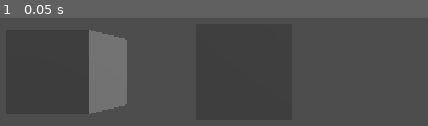
Above: before the commit, frame 1.
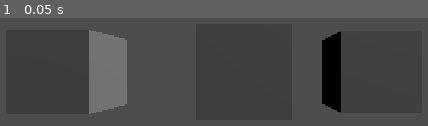
Above: after the commit, the same moment.

Repository: GabrielCirciu/TheLab
Game: Godot game, scene res://Scenes/Game.tscn
Two runs of this game, one before a commit and one after it. Both use one fixed random seed, a clock stepped at 60 frames per second and the inputs below.
Inputs:
- Up to frame 1 (0.05 s): no input

The runs differ from the first frame. In frame 1, 3.0% of the frame differs, in the area x 75-80%, y 12-88%.

Commit message:
chore: Testing CI pipeline

Diff:
--- a/Scenes/Game.tscn
+++ b/Scenes/Game.tscn
@@ -10,5 +10,8 @@
 [node name="CSGBox3D2" type="CSGBox3D" parent="." unique_id=76229315]
 transform = Transform3D(1, 0, 7.450581e-09, 2.9802322e-08, 1, 0, 0, 0, 1, -2.5214856, 0, -4)
 
+[node name="CSGBox3D3" type="CSGBox3D" parent="." unique_id=73998444]
+transform = Transform3D(1, 0, 0, 0, 1, 0, 0, 0, 1, 1.5063407, 0, -4.1261983)
+
 [node name="CSGBox3D" type="CSGBox3D" parent="." unique_id=28626801]
 transform = Transform3D(1, 0, 0, 0, 1, 0, 0, 0, 1, -0.15264904, 0, -3.5412939)
